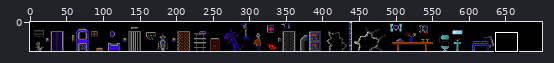
Edited in one commit: sprite sheet (gfx.png). Above: a wide view before the commit, with the close-up outlined.
Close-up. Old version:
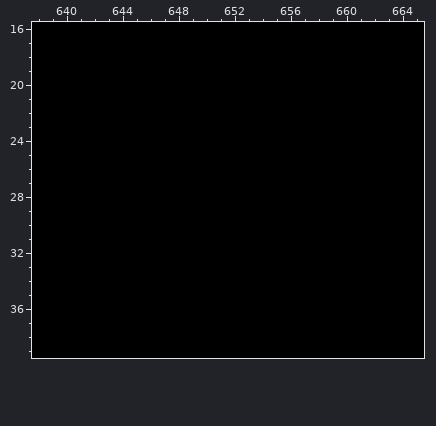
The file is 700x40 pixels. Colours within 5 levels of each other are drawn and written as one. Shown: x 638..665, y 16..39.
Once edited:
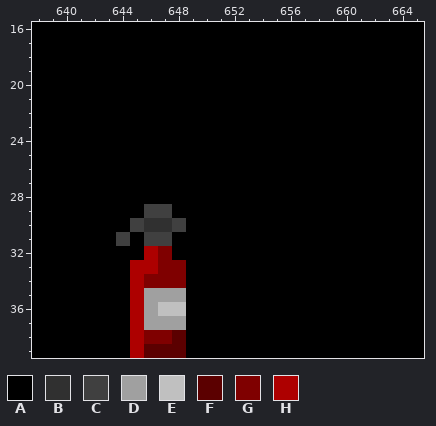
Palette (. is transparent): A #000000  B #303030  C #404040  D #a0a0a0  E #c0c0c0  F #5b0000  G #7f0000  H #ad0000
Diff:
y 29: x 646..647 AA -> CC
y 30: x 645..648 AAAA -> CBBC
y 31: x 644 A -> C; x 646..647 AA -> CC
y 32: x 646..647 AA -> HG
y 33: x 645..648 AAAA -> HHGG
y 34: x 645..648 AAAA -> HGGG
y 35: x 645..648 AAAA -> HDDD
y 36: x 645..648 AAAA -> HDEE
y 37: x 645..648 AAAA -> HDDD
y 38: x 645..648 AAAA -> HGGF
y 39: x 645..648 AAAA -> HFFF
Boxes around the changes in both close-ups, in picture pixels (x1, y1, x2, y2):
changed: (116, 204, 186, 358)
